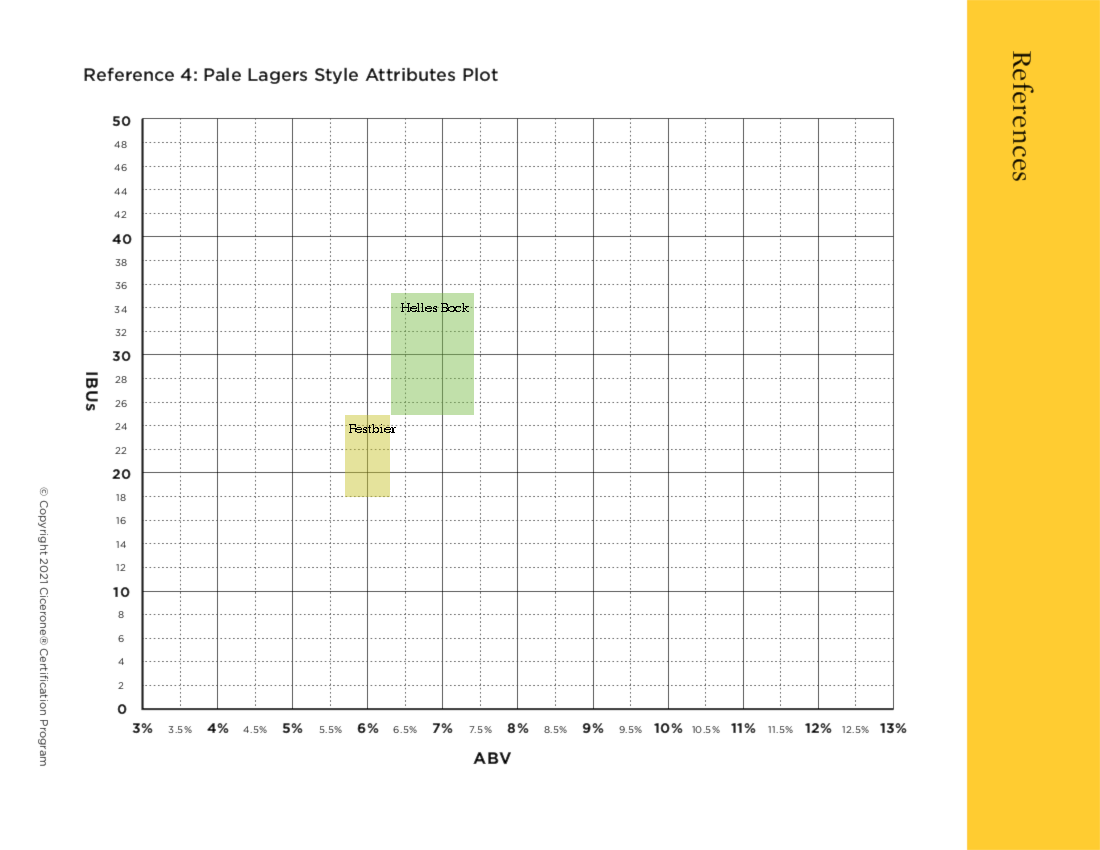
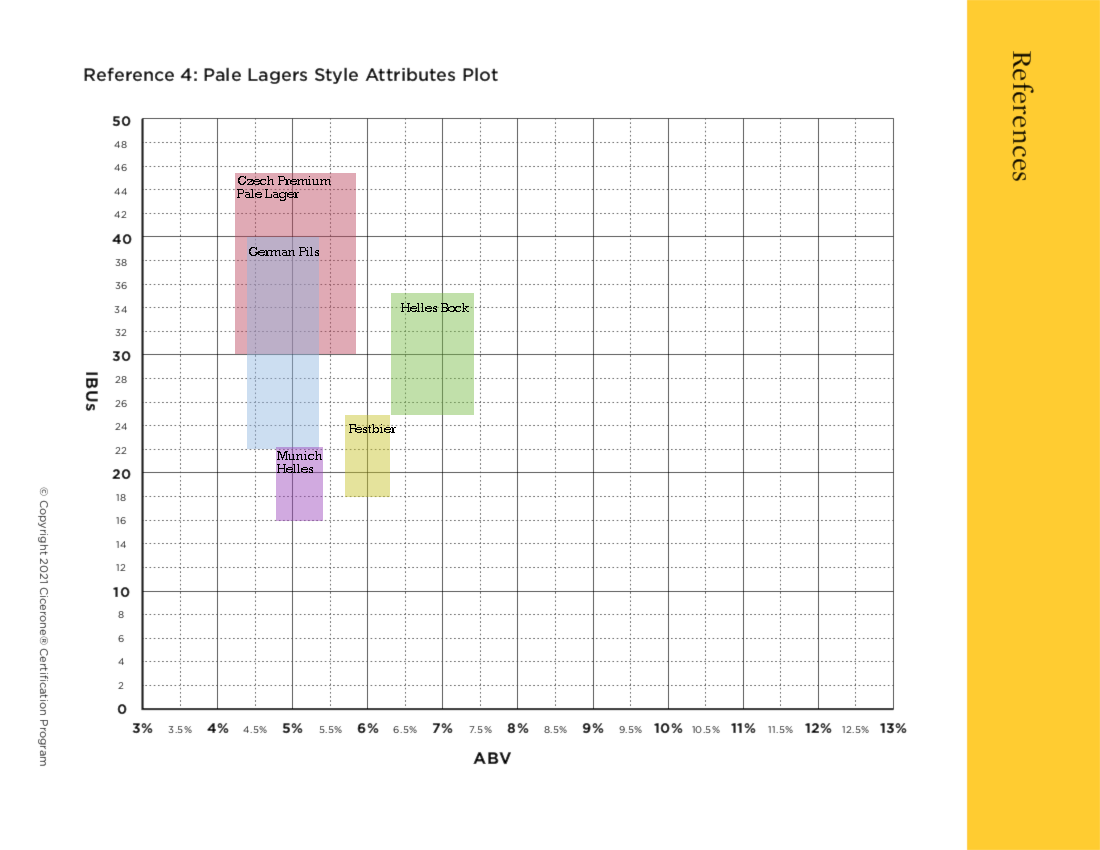
Before/after of a 1100px x 850px layered artwork. What changed in the layer stack:
added layer "Munich Helles #1" in group "Text" over [277, 451, 322, 473]
added layer "German Pils #1" in group "Text" over [249, 247, 319, 256]
added layer "Czech Premium Pale Lager #1" in group "Text" over [237, 176, 331, 201]
added layer "Munich Helles" in group "Groups" over [276, 447, 323, 521]
added layer "German Pils" in group "Groups" over [247, 237, 319, 449]
added layer "Czech Premium Pale Lager" in group "Groups" over [235, 173, 356, 354]
